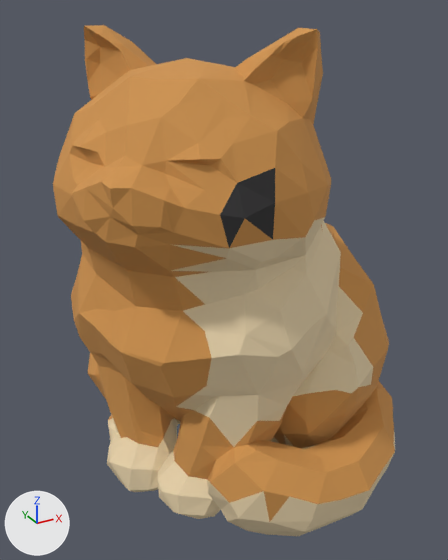
One commit to the glTF model assets/models/ready/cat/cat.glb: the scene before it, then after it.
Rendered twice from a 50 mm lens placed at (-0.368, -0.639, 0.598), pointed at (-0.015, 0.002, 0.277). Arrows for +X, +Y and +Z are at lower left; the lights stay in place. The picture after the commit comes second.

In view in the first picture: 'cat'.
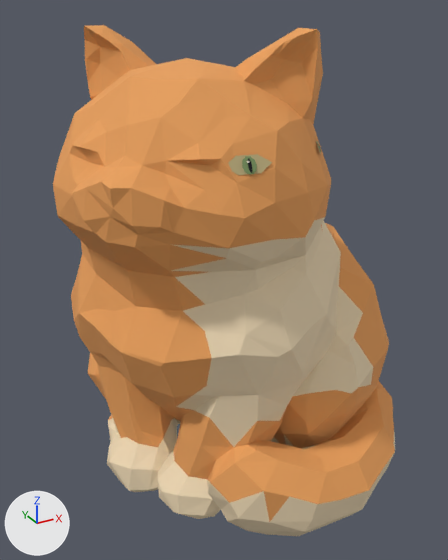
Location of each change, [x1, y1, x2, y2] in pixels of the pictures (448 x 560 px):
'cat', recoloured: [53, 25, 395, 523] in both
'CharacterFaceDetails', added: after [228, 141, 321, 175]
    faces in mat_cat_eyewhite (beige #c3b382): [228, 141, 321, 175]
    faces in mat_cat_iris (green #829b65): [242, 141, 321, 174]

The edits, one by one:
Material 'Orange' (mat_orange) changes colour from orange #cf934d to orange #e9a05b; in linear values from (0.624, 0.292, 0.0742) to (0.815, 0.352, 0.105).
Material 'Eyes' (mat_eyes) changes colour from dark grey #323132 to orange #e9a05b; in linear values from (0.0319, 0.0307, 0.0319) to (0.815, 0.352, 0.105).
Material 'cat_Highlight' (mat_cat_highlight) is new.
Its base color is (0.93, 0.863, 0.738) (pale yellow #f7efdf).
Its roughness is 0.9.
Material 'cat_EyeWhite' (mat_cat_eyewhite) is new.
Its base color is (0.546, 0.451, 0.223) (beige #c3b382).
Its roughness is 0.9.
Material 'cat_Pupil' (mat_cat_pupil) is new.
Its base color is (0.00273, 0.00304, 0.007) (black #090a14).
Its roughness is 0.9.
Material 'cat_Iris' (mat_cat_iris) is new.
Its base color is (0.223, 0.328, 0.13) (green #829b65).
Its roughness is 0.9.
Mesh me_characterfacedetails is new.
It has 72 vertices, 64 faces and spans x -0.0955..0.046, y -0.1559..-0.0965, z 0.456..0.4727.
Faces by material slot: [12, 20, 20, 12].
It uses material mat_cat_eyewhite (beige #c3b382).
It uses material mat_cat_iris (green #829b65).
It uses material mat_cat_pupil (black #090a14).
It uses material mat_cat_highlight (pale yellow #f7efdf).
Object 'CharacterFaceDetails' (ob_characterfacedetails) is new; it shows me_characterfacedetails.
Its location is (0.0, 0.0, 0.0).
